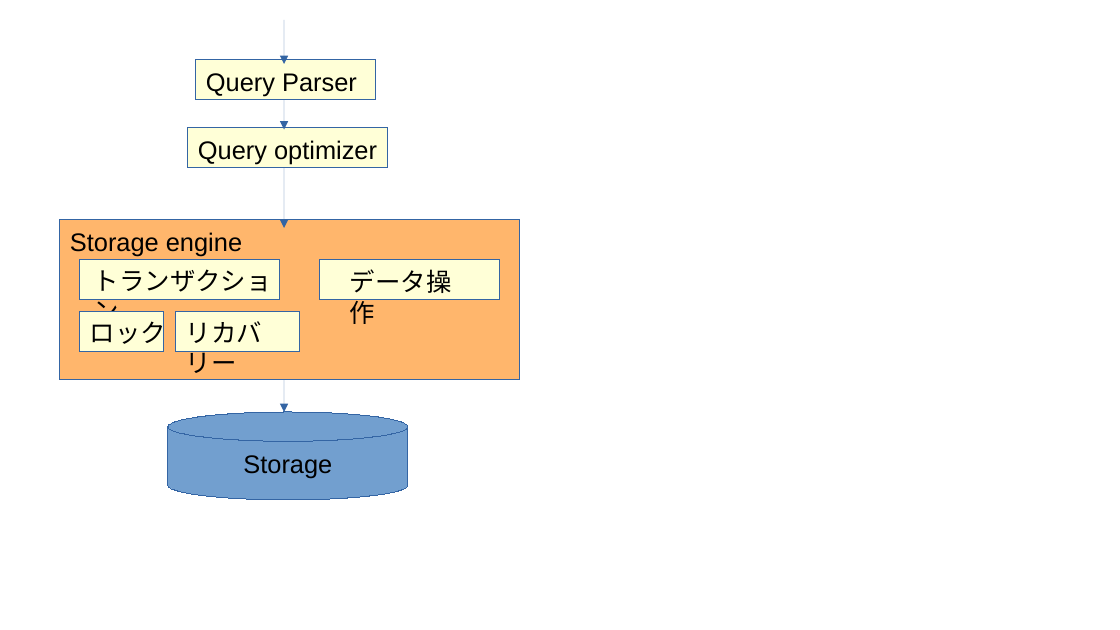
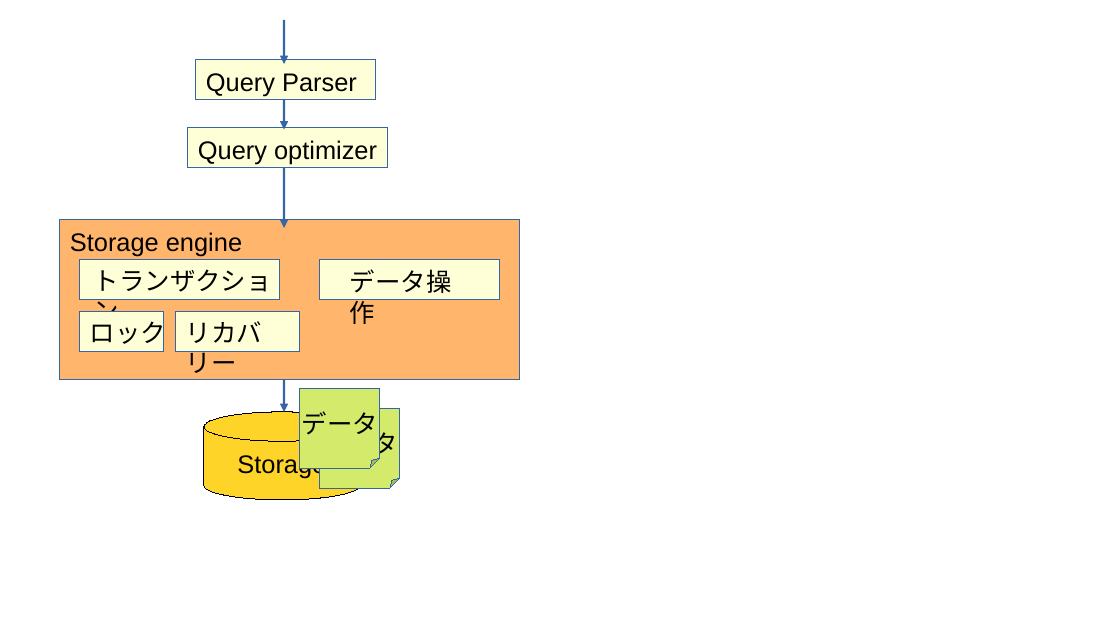
Before and after one commit to komainu8/rabbit-slide-komainu8-yapc-kyoto-2023, a slide deck: slide 10 of images/無題 1.odp (slide 8 before the commit). Drawn at 1120x630 pixels with LibreOffice and Linux fonts; fonts in the diff are those of the drawing. Boxes give left, top, right and bottom in pixels: in the first picture for what was removed or moved away, otherwise in the second. Text is boxed around its words. In the diff, an @@ line names an element or a change of style, - is before the commit and + after.

```diff
--- a/images/無題 1.odp
+++ b/images/無題 1.odp
@@ arrow (285, 20) - (285, 64): stroke #3465A4 0 pt to #3465A4 1.5 pt @@
@@ arrow (285, 100) - (285, 129): stroke #3465A4 0 pt to #3465A4 1.5 pt @@
@@ arrow (285, 168) - (285, 228): stroke #3465A4 0 pt to #3465A4 1.5 pt @@
@@ arrow (285, 380) - (285, 413): stroke #3465A4 0 pt to #3465A4 1.5 pt @@
@@ folded corner added at <box>300,388,380,469</box>, fill #D4EA6B, outline #3465A4 0 pt, 18 pt, text #000000 @@
+データ
@@ cylinder "Storage": place and size @@
-cylinder "Storage" at <box>168,413,408,501</box>
+cylinder "Storage" at <box>204,413,361,501</box>
@@ cylinder "Storage" at <box>204,413,361,501</box>: fill #729FCF to #FFD428; outline #3465A4 0 pt to #000000 0 pt @@
@@ folded corner added at <box>320,409,400,489</box>, fill #D4EA6B, outline #3465A4 0 pt, 18 pt, text #000000 @@
+データ
```
Also in this commit, not shown: 2 other slides changed, 2 slides added, 1 other file.
